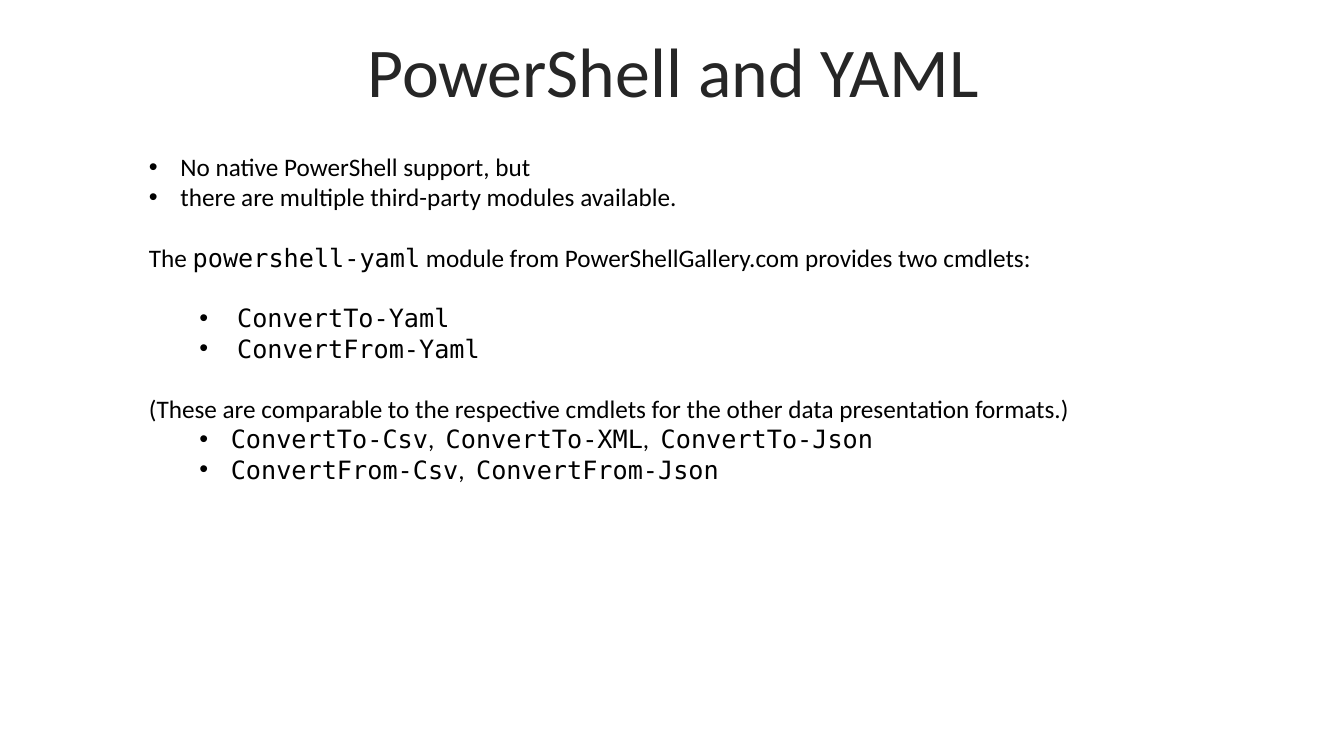
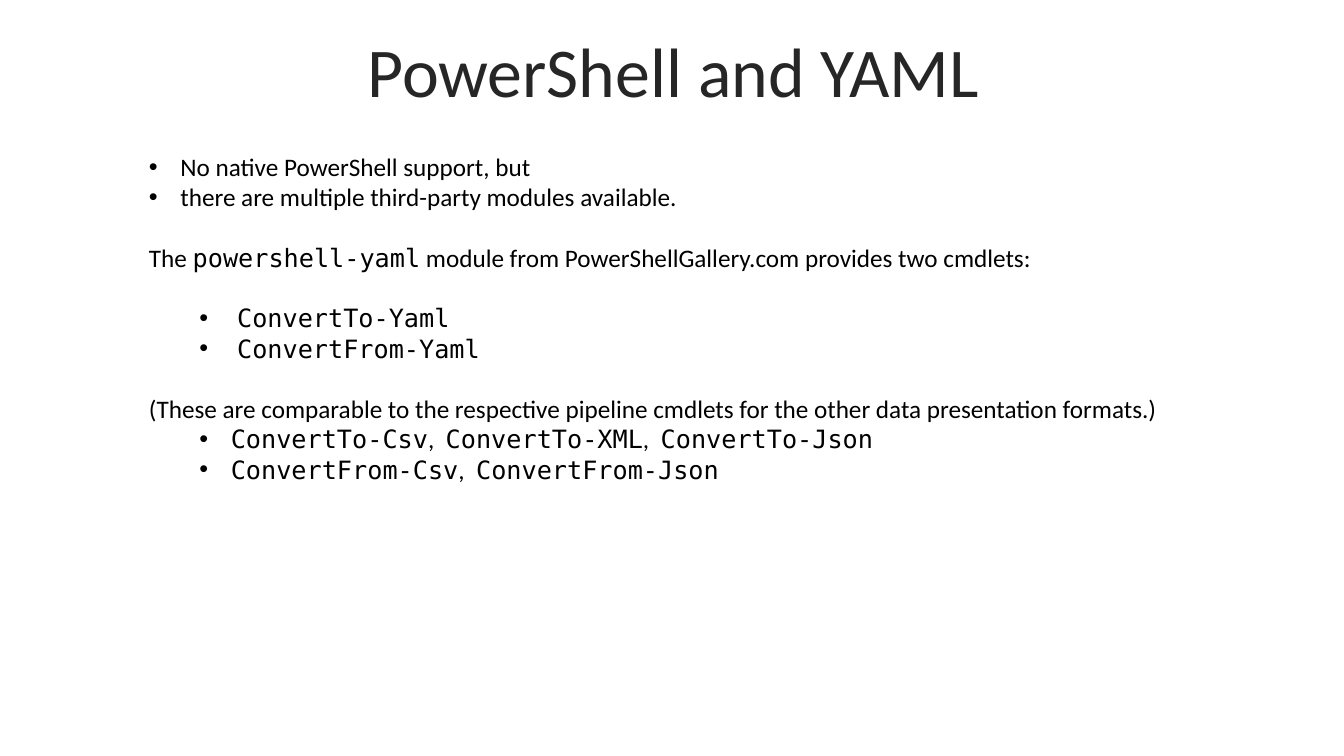
Before and after one commit to byui-cyber360/content, a slide deck: slide 7 of CYBER360-4.3-JSON-YAML.pptx. Drawn at 1344x756 pixels with LibreOffice and Linux fonts; fonts in the diff are those of the drawing. Boxes give left, top, right and bottom in pixels: in the first picture for what was removed or moved away, otherwise in the second. Text is boxed around its words. In the diff, an @@ line names an element or a change of style, - is before the commit and + after.

```diff
--- a/CYBER360-4.3-JSON-YAML.pptx
+++ b/CYBER360-4.3-JSON-YAML.pptx
@@ text at [149,399,1156,422]: text changed @@
-(These are comparable to the respective cmdlets for the other data presentation formats.)
+(These are comparable to the respective pipeline cmdlets for the other data presentation formats.)
```
Also in this commit, not shown: 1 other slide changed, 4 other files.
